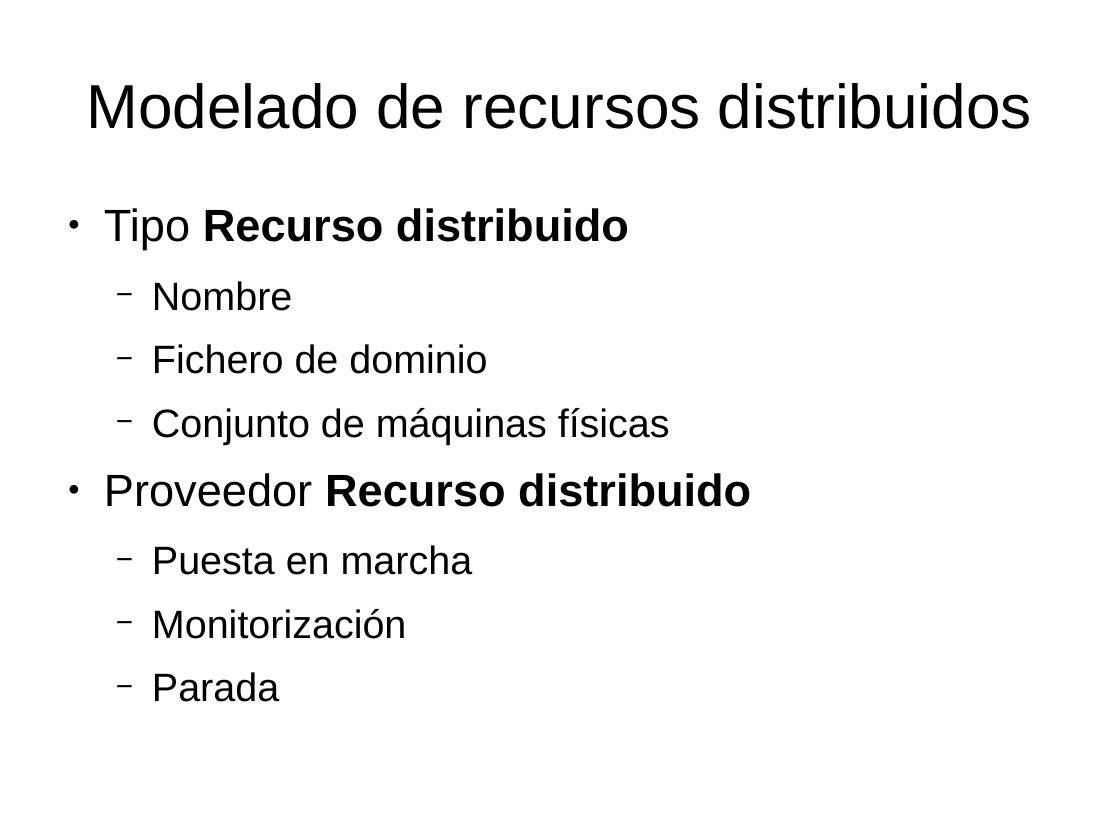
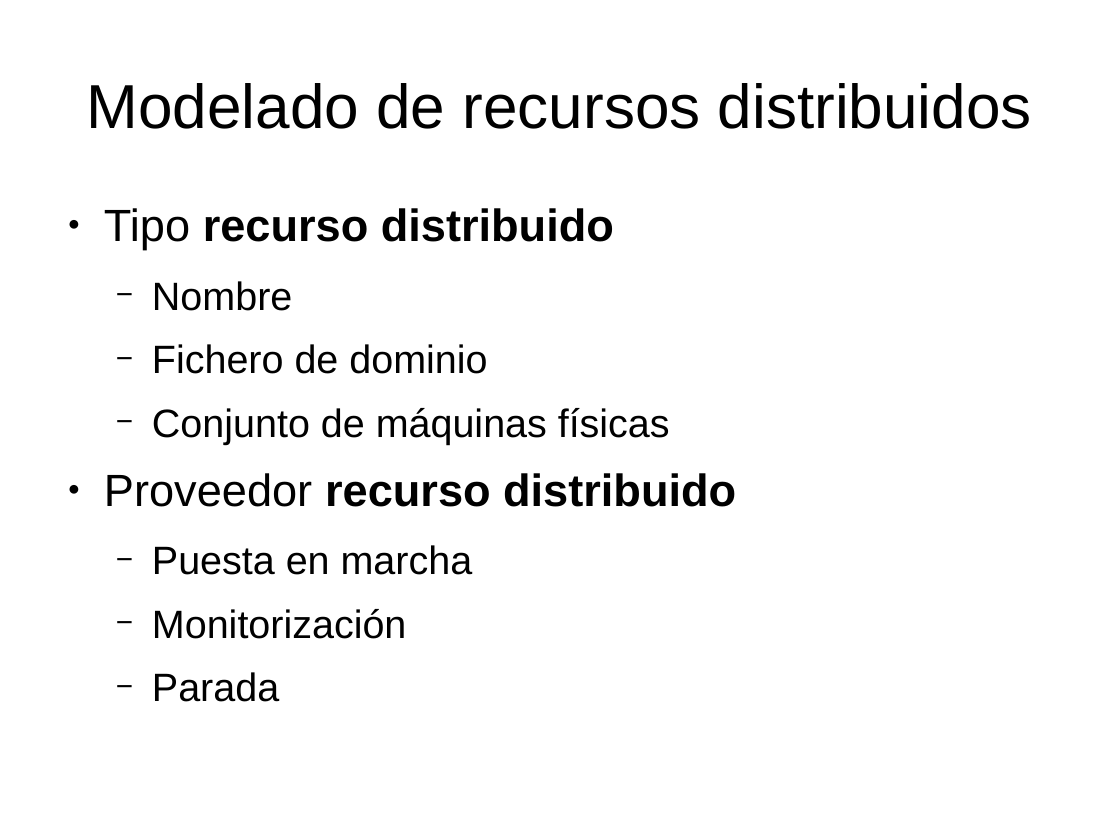
Before and after one commit to dcere/pfc, a slide deck: slide 10 of adm/presentacion/presentacion.odp. Drawn at 1120x840 pixels with LibreOffice and Linux fonts; fonts in the diff are those of the drawing. Boxes give left, top, right and bottom in pixels: in the first picture for what was removed or moved away, otherwise in the second. Text is boxed around its words. In the diff, an @@ line names an element or a change of style, - is before the commit and + after.

```diff
--- a/adm/presentacion/presentacion.odp
+++ b/adm/presentacion/presentacion.odp
@@ text at (x1=104, y1=208, x2=614, y2=250): text changed @@
-● Tipo Recurso distribuido
+● Tipo recurso distribuido
@@ text at (x1=104, y1=473, x2=736, y2=507): text changed @@
-● Proveedor Recurso distribuido
+● Proveedor recurso distribuido
```
Also in this commit, not shown: 2 other slides changed, 2 slides added, 1 other file.
